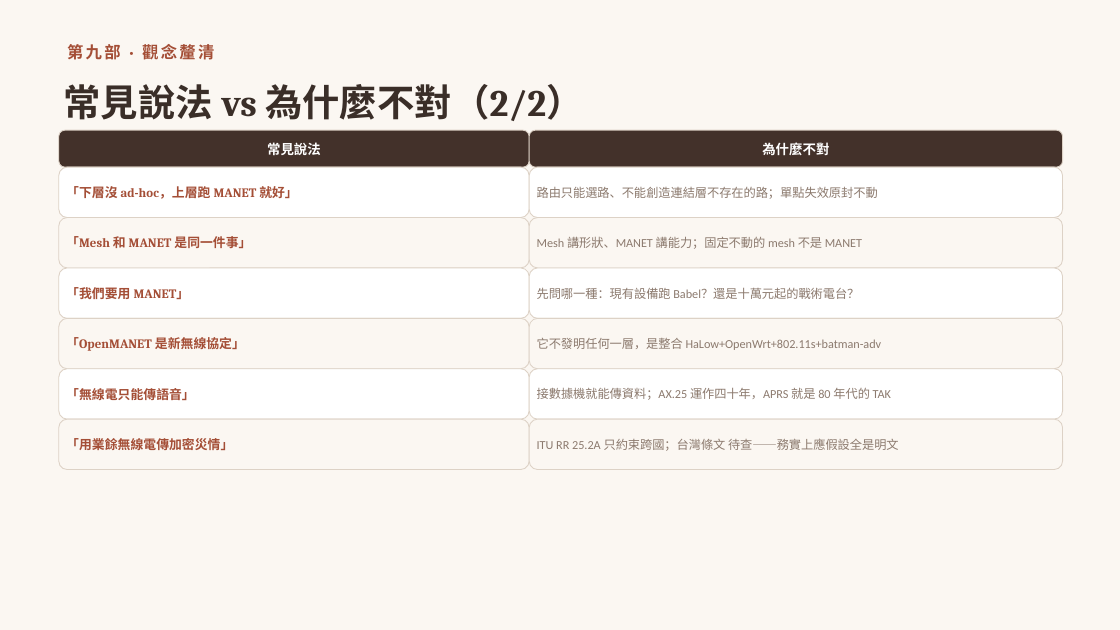
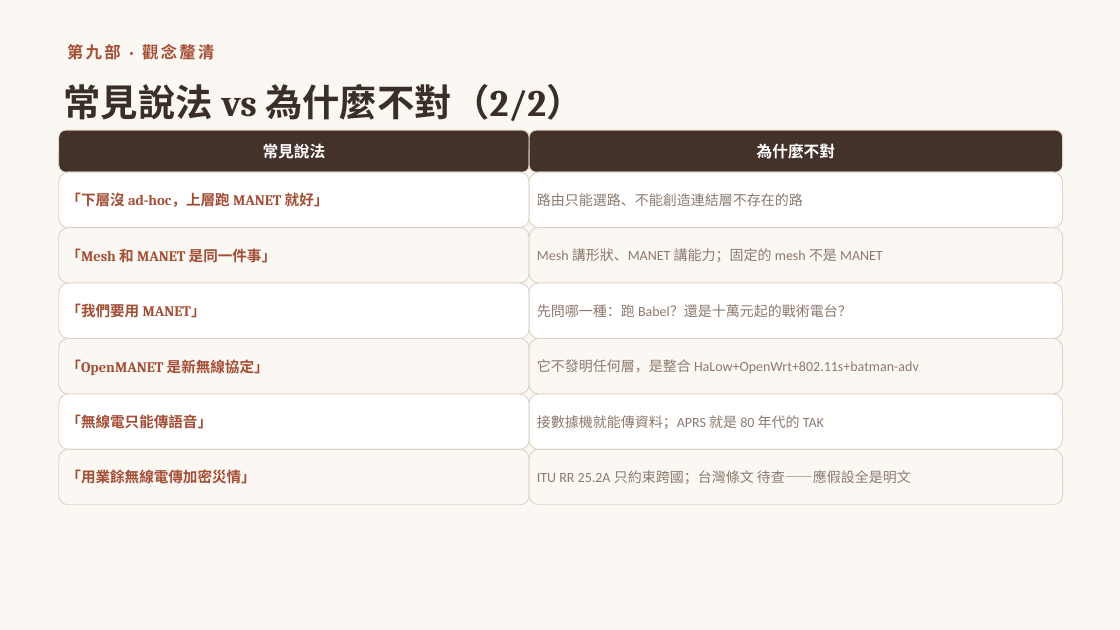
Before and after one commit to winson3QQ/Radio-Advanced, a slide deck: slide 25 of 投影片/進階無線電_第二節_無線科技分層解析.pptx (slide 26 before the commit). Drawn at 1120x630 pixels with LibreOffice and Linux fonts; fonts in the diff are those of the drawing. Boxes give left, top, right and bottom in pixels: in the first picture for what was removed or moved away, otherwise in the second. Text is boxed around its words. In the diff, an @@ line names an element or a change of style, - is before the commit and + after.

```diff
--- a/投影片/進階無線電_第二節_無線科技分層解析.pptx
+++ b/投影片/進階無線電_第二節_無線科技分層解析.pptx
@@ rounded rectangle "常見說法" at bbox=[59, 130, 529, 172]: size 11.5 to 13.5 pt @@
@@ rounded rectangle "常見說法": place and size @@
-rounded rectangle "常見說法" at bbox=[59, 130, 529, 167]
+rounded rectangle "常見說法" at bbox=[59, 130, 529, 172]
@@ rounded rectangle "為什麼不對": place and size @@
-rounded rectangle "為什麼不對" at bbox=[529, 130, 1063, 167]
+rounded rectangle "為什麼不對" at bbox=[529, 130, 1063, 172]
@@ rounded rectangle "為什麼不對" at bbox=[529, 130, 1063, 172]: size 11.5 to 13.5 pt @@
@@ rounded rectangle "「下層沒 ad-hoc，上層跑 MANET 就好」": place and size @@
-rounded rectangle "「下層沒 ad-hoc，上層跑 MANET 就好」" at bbox=[59, 167, 529, 218]
+rounded rectangle "「下層沒 ad-hoc，上層跑 MANET 就好」" at bbox=[59, 172, 529, 228]
@@ rounded rectangle "路由只能選路、不能創造連結層不存在的路": place and size @@
-rounded rectangle "路由只能選路、不能創造連結層不存在的路" at bbox=[529, 167, 1063, 218]
+rounded rectangle "路由只能選路、不能創造連結層不存在的路" at bbox=[529, 172, 1063, 228]
@@ text in rounded rectangle at bbox=[537, 193, 803, 206]: text changed; size 10.5 to 12 pt @@
-路由只能選路、不能創造連結層不存在的路；單點失效原封不動
+路由只能選路、不能創造連結層不存在的路
@@ rounded rectangle "「Mesh 和 MANET 是同一件事」": place and size @@
-rounded rectangle "「Mesh 和 MANET 是同一件事」" at bbox=[59, 218, 529, 268]
+rounded rectangle "「Mesh 和 MANET 是同一件事」" at bbox=[59, 228, 529, 283]
@@ rounded rectangle "Mesh 講形狀、MANET 講能力；固定的 mesh 不是 ...": place and size @@
-rounded rectangle "Mesh 講形狀、MANET 講能力；固定的 mesh 不是 ..." at bbox=[529, 218, 1063, 268]
+rounded rectangle "Mesh 講形狀、MANET 講能力；固定的 mesh 不是 ..." at bbox=[529, 228, 1063, 283]
@@ text in rounded rectangle at bbox=[537, 248, 883, 262]: text changed; size 10.5 to 12 pt @@
-Mesh 講形狀、MANET 講能力；固定不動的 mesh 不是 MANET
+Mesh 講形狀、MANET 講能力；固定的 mesh 不是 MANET
@@ rounded rectangle "「我們要用 MANET」": place and size @@
-rounded rectangle "「我們要用 MANET」" at bbox=[59, 268, 529, 318]
+rounded rectangle "「我們要用 MANET」" at bbox=[59, 283, 529, 339]
@@ rounded rectangle "先問哪一種：跑 Babel？還是十萬元起的戰術電台？": place and size @@
-rounded rectangle "先問哪一種：跑 Babel？還是十萬元起的戰術電台？" at bbox=[529, 268, 1063, 318]
+rounded rectangle "先問哪一種：跑 Babel？還是十萬元起的戰術電台？" at bbox=[529, 283, 1063, 339]
@@ text in rounded rectangle at bbox=[537, 304, 852, 317]: text changed; size 10.5 to 12 pt @@
-先問哪一種：現有設備跑 Babel？還是十萬元起的戰術電台？
+先問哪一種：跑 Babel？還是十萬元起的戰術電台？
@@ rounded rectangle "「OpenMANET 是新無線協定」": place and size @@
-rounded rectangle "「OpenMANET 是新無線協定」" at bbox=[59, 318, 529, 369]
+rounded rectangle "「OpenMANET 是新無線協定」" at bbox=[59, 339, 529, 394]
@@ rounded rectangle "它不發明任何層，是整合 HaLow+OpenWrt+802.11s+batman-adv": place and size @@
-rounded rectangle "它不發明任何層，是整合 HaLow+OpenWrt+802.11s+batman-adv" at bbox=[529, 318, 1063, 369]
+rounded rectangle "它不發明任何層，是整合 HaLow+OpenWrt+802.11s+batman-adv" at bbox=[529, 339, 1063, 394]
@@ text in rounded rectangle at bbox=[537, 359, 919, 373]: text changed; size 10.5 to 12 pt @@
-它不發明任何一層，是整合 HaLow+OpenWrt+802.11s+batman-adv
+它不發明任何層，是整合 HaLow+OpenWrt+802.11s+batman-adv
@@ rounded rectangle "「無線電只能傳語音」": place and size @@
-rounded rectangle "「無線電只能傳語音」" at bbox=[59, 369, 529, 419]
+rounded rectangle "「無線電只能傳語音」" at bbox=[59, 394, 529, 450]
@@ rounded rectangle "接數據機就能傳資料；APRS 就是 80 年代的 TAK": place and size @@
-rounded rectangle "接數據機就能傳資料；APRS 就是 80 年代的 TAK" at bbox=[529, 369, 1063, 419]
+rounded rectangle "接數據機就能傳資料；APRS 就是 80 年代的 TAK" at bbox=[529, 394, 1063, 450]
@@ text in rounded rectangle at bbox=[537, 415, 824, 429]: text changed; size 10.5 to 12 pt @@
-接數據機就能傳資料；AX.25 運作四十年，APRS 就是 80 年代的 TAK
+接數據機就能傳資料；APRS 就是 80 年代的 TAK
@@ size 11 to 12.5 pt in 6 elements at bbox=[59, 172, 529, 228], bbox=[59, 228, 529, 283], bbox=[59, 283, 529, 339], bbox=[59, 339, 529, 394], bbox=[59, 394, 529, 450], bbox=[59, 450, 529, 505] @@
@@ rounded rectangle "「用業餘無線電傳加密災情」": place and size @@
-rounded rectangle "「用業餘無線電傳加密災情」" at bbox=[59, 419, 529, 470]
+rounded rectangle "「用業餘無線電傳加密災情」" at bbox=[59, 450, 529, 505]
@@ rounded rectangle "ITU RR 25.2A 只約束跨國；台灣條文 待查——應假設全是明文": place and size @@
-rounded rectangle "ITU RR 25.2A 只約束跨國；台灣條文 待查——應假設全是明文" at bbox=[529, 419, 1063, 470]
+rounded rectangle "ITU RR 25.2A 只約束跨國；台灣條文 待查——應假設全是明文" at bbox=[529, 450, 1063, 505]
@@ text in rounded rectangle at bbox=[537, 470, 911, 484]: text changed; size 10.5 to 12 pt @@
-ITU RR 25.2A 只約束跨國；台灣條文 待查——務實上應假設全是明文
+ITU RR 25.2A 只約束跨國；台灣條文 待查——應假設全是明文
```
Also in this commit, not shown: 23 other slides changed, 1 slide added, 2 slides removed.
